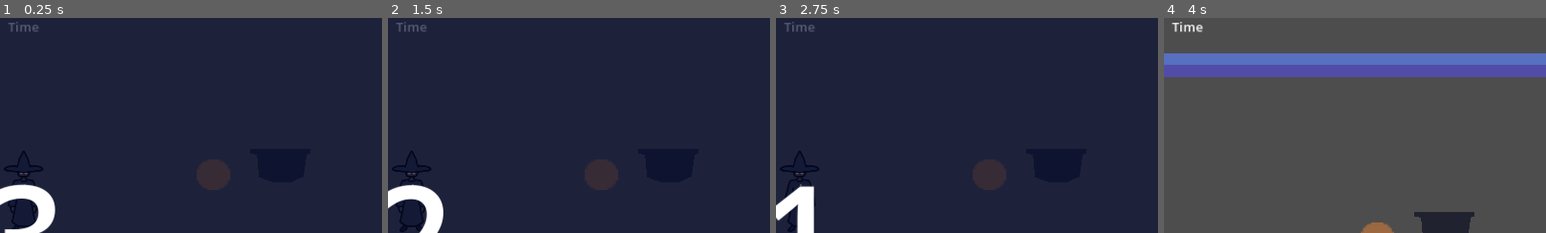
Above: before the commit, frames 1-4 (left to right).
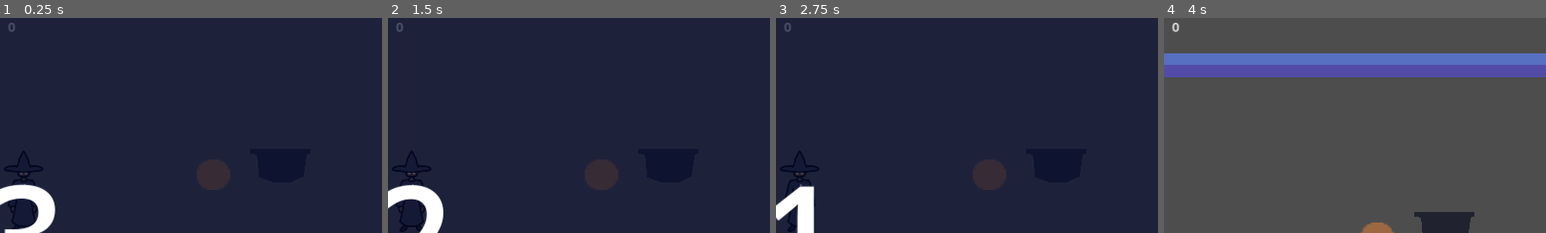
Above: after the commit, the same moments.

Repository: aryuserious/witch-in-training
Game: Godot game, scene res://scenes/level_1.tscn
Two runs of this game, one before a commit and one after it. Both use one fixed random seed, a clock stepped at 60 frames per second and the inputs below.
Inputs:
- Up to frame 1 (0.25 s): no input
- Up to frame 2 (1.5 s): tap Enter at 0.5 s; hold D (right) 0.53-1.28 s; tap Q (drop) at 0.6 s; hold S (down) from 1.28 s (still down); tap E (pickup) at 1.35 s
- Up to frame 3 (2.75 s): tap Space at 2 s; release S (down) at 2.03 s; hold D (right) from 2.03 s (still down); tap 1 (show-hide stats) at 2.1 s
- Up to frame 4 (4 s): tap Enter at 2.75 s; release D (right) at 2.78 s; hold W (up) 2.78-3.53 s; tap Q (drop) at 2.85 s; hold A (left) from 3.53 s (still down); tap E (pickup) at 3.6 s
The pictures show only the part of the screen within x 47-97%, y 0-50%; the shares and areas given below are measured in that part.

The runs differ from the first frame. In frame 1, 0.1% of the frame differs, in the area x 2-10%, y 1-7%; in frame 2, 0.1%; in frame 3, 0.1%; in frame 4, 0.2%, in the area x 2-11%, y 1-7%.

Commit message:
make main game timer and show time left in HUD

Diff:
--- a/scenes/level_1.tscn
+++ b/scenes/level_1.tscn
@@ -121,5 +121,9 @@
 scale = Vector2(36.25, 1.0496)
 texture = ExtResource("7_jy1q0")
 
+[node name="GameTime" type="Timer" parent="."]
+wait_time = 20.0
+one_shot = true
+
 [connection signal="body_entered" from="CauldronDetection" to="Cauldron" method="_on_detection_body_entered"]
 [connection signal="body_exited" from="CauldronDetection" to="Cauldron" method="_on_detection_body_exited"]
--- a/scripts/hud.gd
+++ b/scripts/hud.gd
@@ -12,8 +12,11 @@
 
 
 func _process(_delta):
-    var t = get_parent().get_node("StartTimer") as Timer
-    $Start/Countdown.text = str(ceil(t.time_left))
+    var st = get_parent().get_node("StartTimer") as Timer
+    $Start/Countdown.text = str(ceil(st.time_left))
+
+    var gt = get_parent().get_node("GameTime") as Timer
+    $Time.text = str(ceil(gt.time_left))
 
 
 func _on_cauldron_new_potion(potion : Cauldron.Potion):
